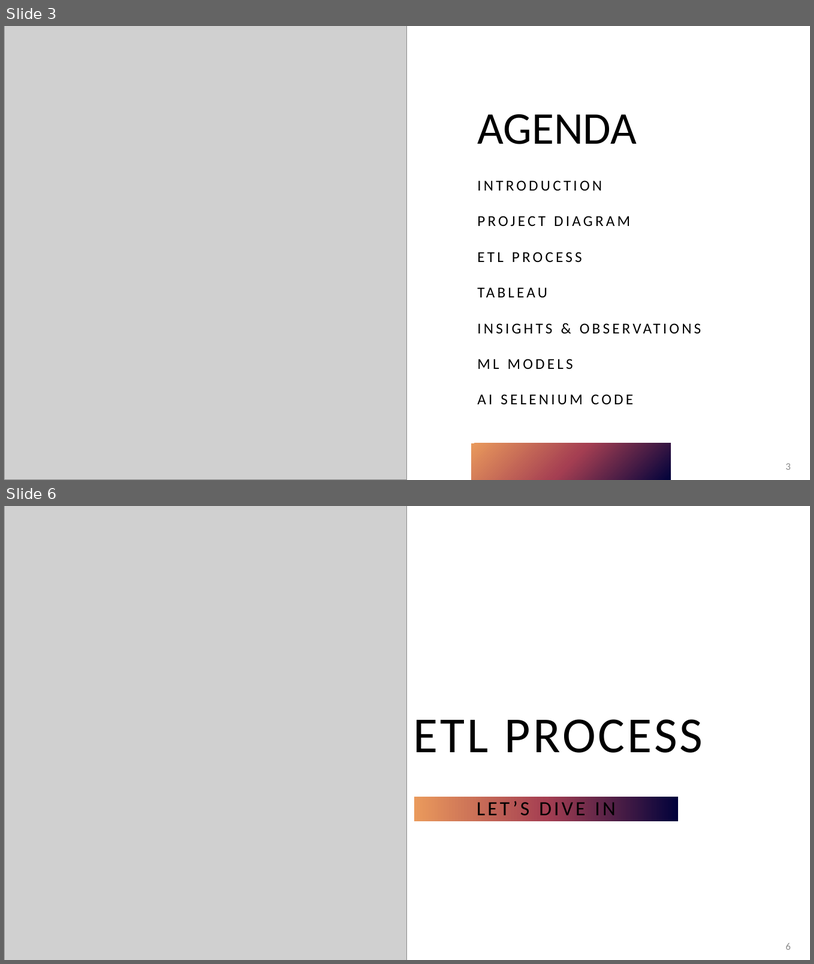
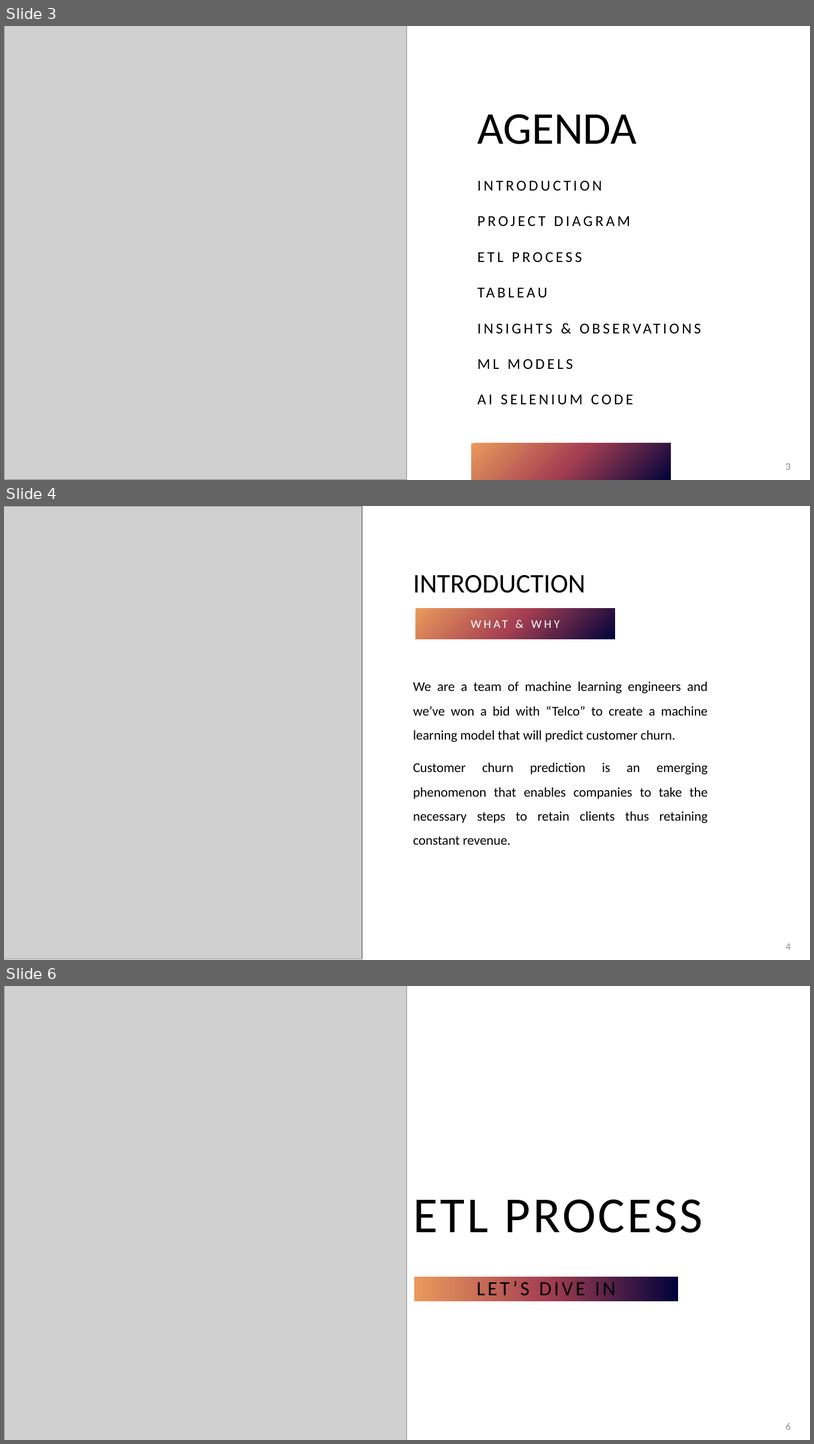
Before and after one commit to rita-s/customer-churn-prediction, a slide deck: Customer Churn Predictions using ml.pptx. Shown one above the other, each under a label of ours: slides 3 and 6 before the commit, slides 3, 4 and 6 after it; the slides between them are not shown. The pictures are 814x964 and 814x1444 pixels, drawn with LibreOffice and Linux fonts; fonts in the diff are those of the drawing; grey boxes stand for pictures. Boxes give left, top, right and bottom in pixels: in the first picture for what was removed or moved away, otherwise in the second. Text is boxed around its words. In the diff, an @@ line names an element or a change of style, - is before the commit and + after.

```diff
--- a/Customer Churn Predictions using ml.pptx
+++ b/Customer Churn Predictions using ml.pptx
@@ slide 4 added at [4, 506, 810, 960], background #FFFFFF @@
@@ picture added at [4, 506, 362, 959] @@
@@ title added at [413, 575, 586, 593], 32 pt, text #000000 @@
+INTRODUCTION
@@ text added at [416, 608, 615, 639], fill gradient #01023B to #A53F52 to #EA9A5C, 14 pt, text #FFFFFF @@
+WHAT & WHY
@@ text added at [413, 681, 708, 844], 16 pt, text #000000 @@
+We are a team of machine learning engineers and we’ve won a bid with “Telco” to create a machine learning model that will predict customer churn.
+Customer churn prediction is an emerging phenomenon that enables companies to take the necessary steps to retain clients thus retaining constant revenue.
@@ page number added at [786, 943, 791, 949], 12 pt, text #8C8C8C @@
+4
```
Also in this commit, not shown: 2 slides changed, 4 other slides added, 1 slide removed, 2 other files.
